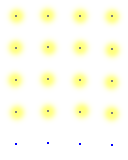
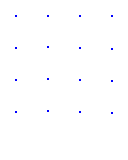
Layers edited between the first and the second (128, 160) image:
hid "Layer 4" over [3, 3, 125, 146]
